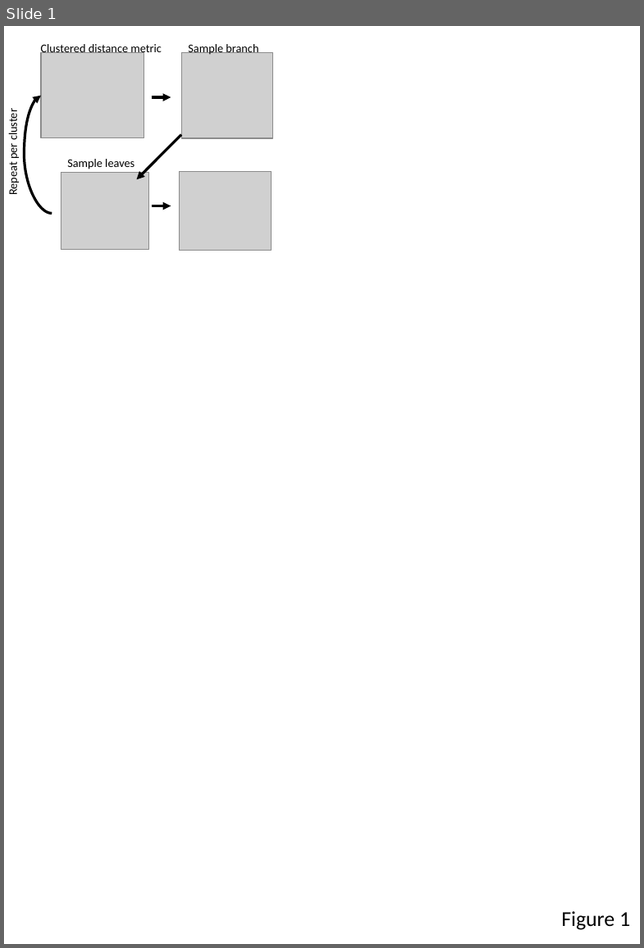
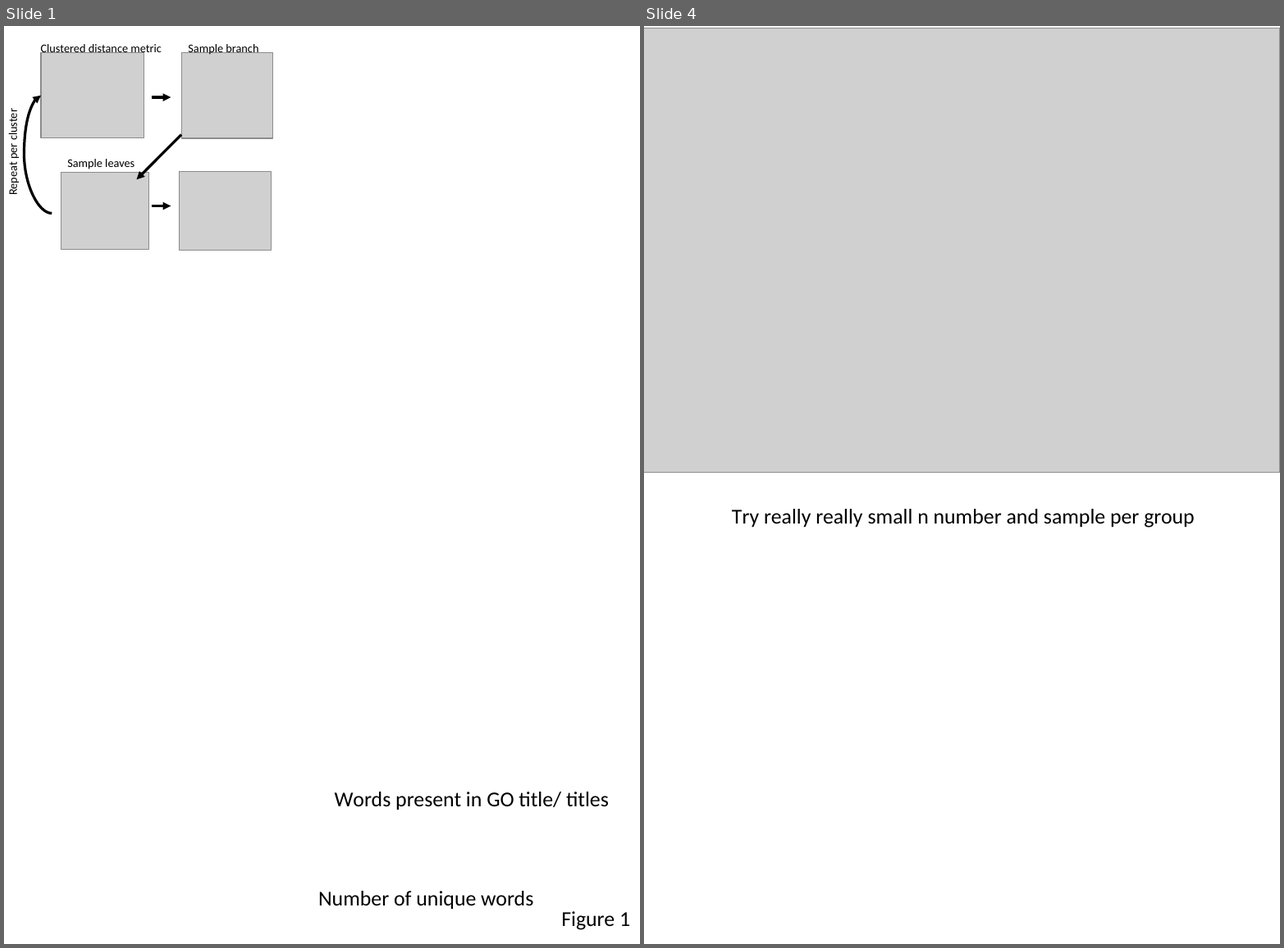
Before and after one commit to leonidaslundell/Ontology-Descent, a slide deck: ClusteringAlgoDevelopment/Figures V1.pptx. Shown side by side, each under a label of ours: slide 1 before the commit, slides 1 and 4 after it; the slides between them are not shown. The pictures are 644x948 and 1284x948 pixels, drawn with LibreOffice and Linux fonts; fonts in the diff are those of the drawing; grey boxes stand for pictures; background and template pictures are left out. Boxes give left, top, right and bottom in pixels: in the first picture for what was removed or moved away, otherwise in the second. Text is boxed around its words. In the diff, an @@ line names an element or a change of style, - is before the commit and + after.

```diff
--- a/ClusteringAlgoDevelopment/Figures V1.pptx
+++ b/ClusteringAlgoDevelopment/Figures V1.pptx
@@ slide 4 added at box(644, 26, 1280, 944), background #FFFFFF @@
@@ picture added at box(644, 28, 1280, 473) @@
@@ text added at box(732, 509, 1193, 528), 18 pt, text #000000 @@
+Try really really small n number and sample per group
@@ slide 1 changed as well @@
@@ text added at box(334, 792, 608, 810), 18 pt, text #000000 @@
+Words present in GO title/ titles
@@ text added at box(318, 891, 533, 909), 18 pt, text #000000 @@
+Number of unique words
```
Also in this commit, not shown: 1 other slide changed, 1 other slide added, 2 slides removed, 59 other files.
